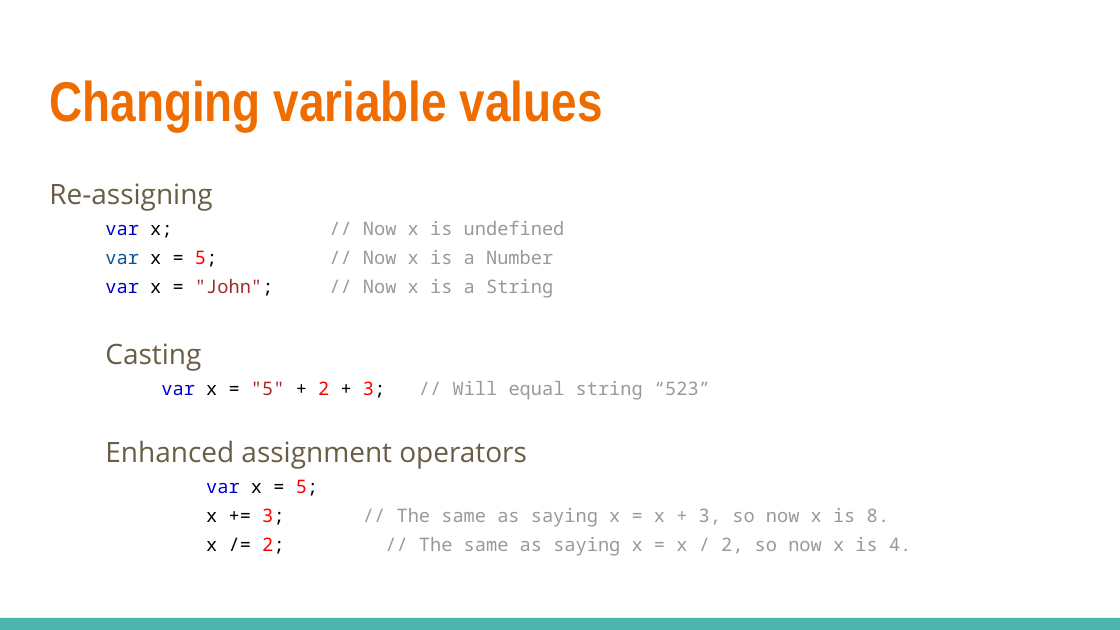
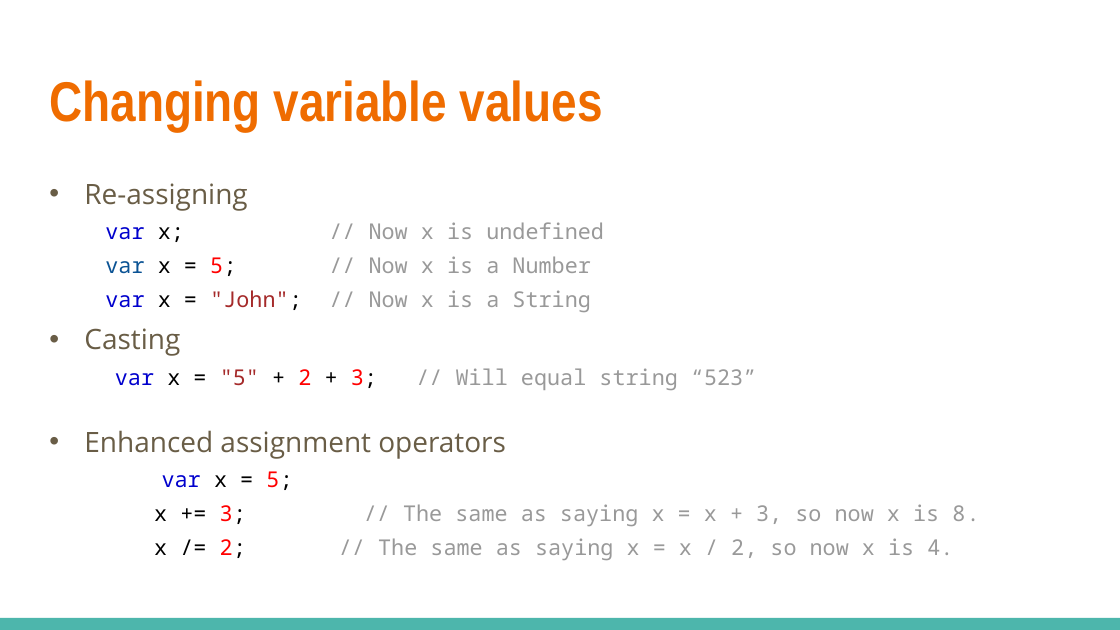
Before and after one commit to linkedin/high-school-trainee, a slide deck: slide 8 of Curriculum/Week_2/Lectures/2.1_JavaScript_Basics.pptx. Drawn at 1120x630 pixels with LibreOffice and Linux fonts; fonts in the diff are those of the drawing. Boxes give left, top, right and bottom in pixels: in the first picture for what was removed or moved away, otherwise in the second. Text is boxed around its words. In the diff, an @@ line names an element or a change of style, - is before the commit and + after.

```diff
--- a/Curriculum/Week_2/Lectures/2.1_JavaScript_Basics.pptx
+++ b/Curriculum/Week_2/Lectures/2.1_JavaScript_Basics.pptx
@@ text "Re-assigning" at bbox=[84, 183, 979, 560]: size 12 to 14 pt in "var x; // Now x is undefined", "var x = 5; // Now x ...", "var x = "John"; // Now x ...", "var x = "5" + 2 + ..." and 3 more places; bullet none to • @@
```
Also in this commit, not shown: 14 other slides changed, 11 other files.
